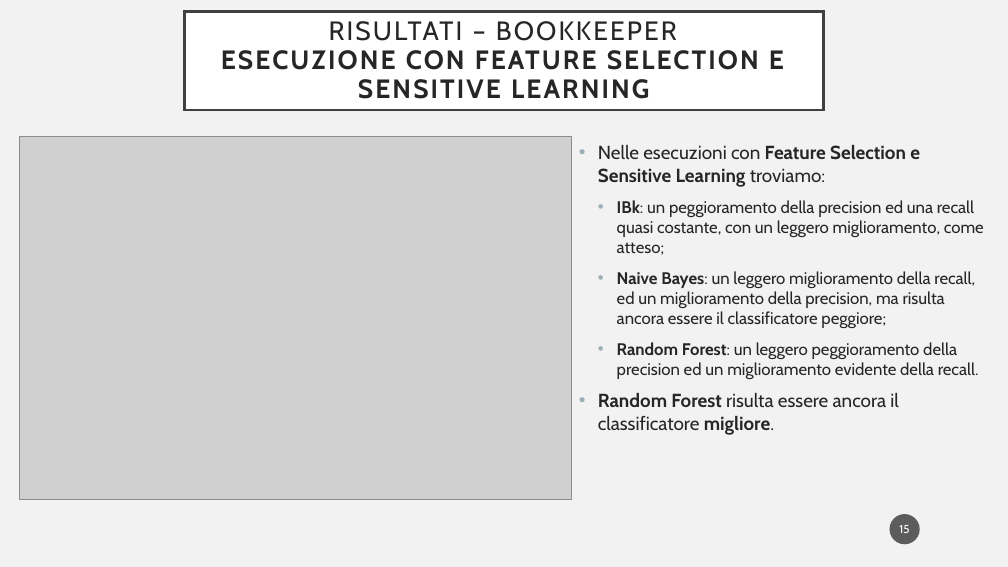
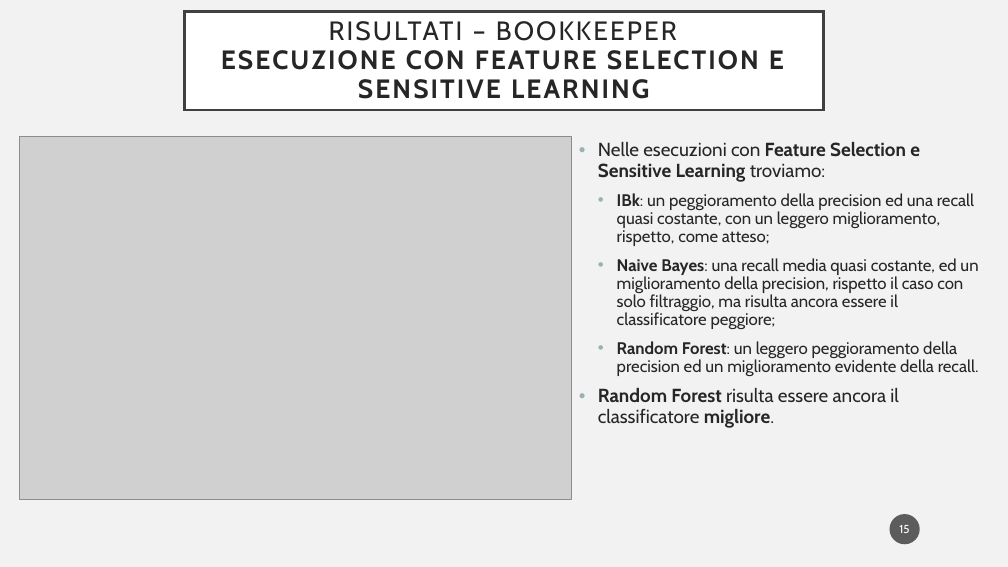
Before and after one commit to lucamjdimarco/ISW2, a slide deck: slide 15 of PresentazioneISW2_DiMarcoLuca.pptx. Drawn at 1008x567 pixels with LibreOffice and Linux fonts; fonts in the diff are those of the drawing; grey boxes stand for pictures. Boxes give left, top, right and bottom in pixels: in the first picture for what was removed or moved away, otherwise in the second. Text is boxed around its words. In the diff, an @@ line names an element or a change of style, - is before the commit and + after.

```diff
--- a/PresentazioneISW2_DiMarcoLuca.pptx
+++ b/PresentazioneISW2_DiMarcoLuca.pptx
@@ text at (598,142,979,428): line spacing 1 to 0.9 @@
@@ text at (617,193,978,329): text changed @@
-  • IBk: un peggioramento della precision ed una recall quasi costante, con un leggero miglioramento, come atteso;
-  • Naive Bayes: un leggero miglioramento della recall, ed un miglioramento della precision, ma risulta ancora essere il classificatore peggiore;
+  • IBk: un peggioramento della precision ed una recall quasi costante, con un leggero miglioramento, rispetto, come atteso;
+  • Naive Bayes: una recall media quasi costante, ed un miglioramento della precision, rispetto il caso con solo filtraggio, ma risulta ancora essere il classificatore peggiore;
```
Also in this commit, not shown: 5 other slides changed, 4 other files.
